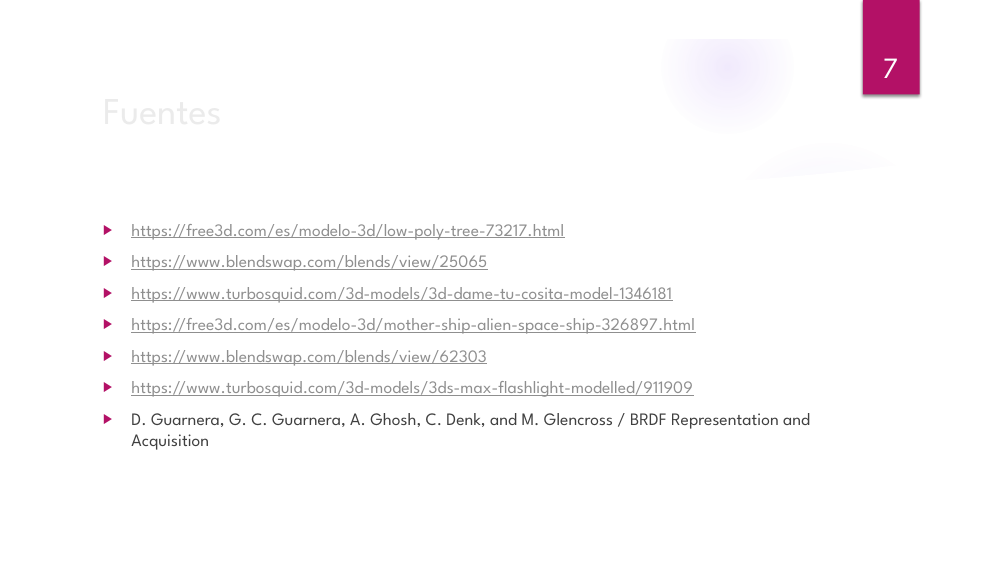
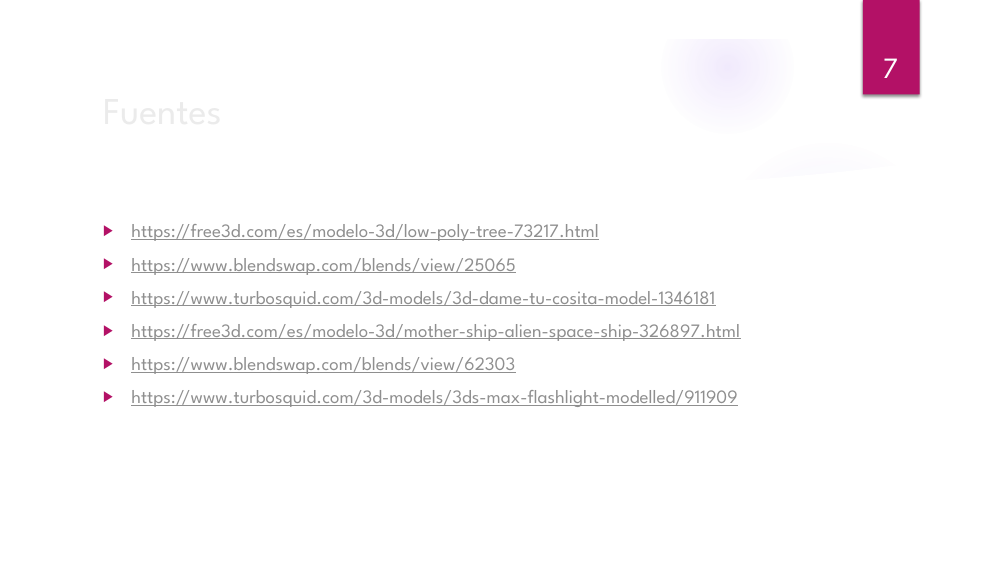
Before and after one commit to nlandau91/CG2019, a slide deck: slide 7 of Proyecto2/Presentacion Proyecto 2.pptx. Drawn at 1008x567 pixels with LibreOffice and Linux fonts; fonts in the diff are those of the drawing; background and template pictures are left out. Boxes give left, top, right and bottom in pixels: in the first picture for what was removed or moved away, otherwise in the second. Text is boxed around its words. In the diff, an @@ line names an element or a change of style, - is before the commit and + after.

```diff
--- a/Proyecto2/Presentacion Proyecto 2.pptx
+++ b/Proyecto2/Presentacion Proyecto 2.pptx
@@ text "https://free3d.com/es/modelo-3d/low-poly-tree-73217.html" at [131, 224, 740, 407]: size 16.6 to 18 pt @@
@@ text at [131, 413, 810, 450]: paragraph removed @@
-▶ D. Guarnera, G. C. Guarnera, A. Ghosh, C. Denk, and M. Glencross / BRDF Representation and Acquisition
```
Also in this commit, not shown: 3 other slides changed, 1 slide added.
